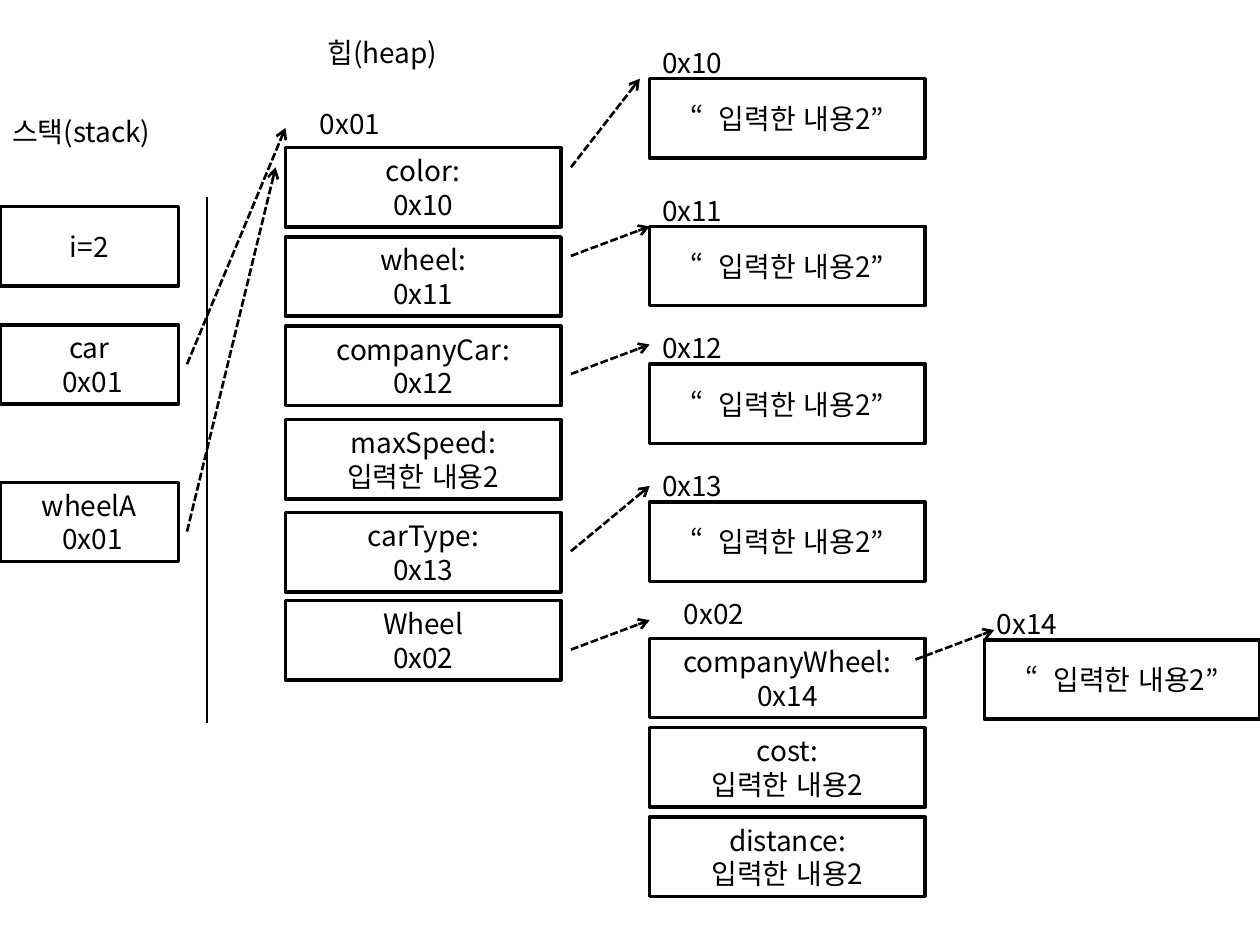
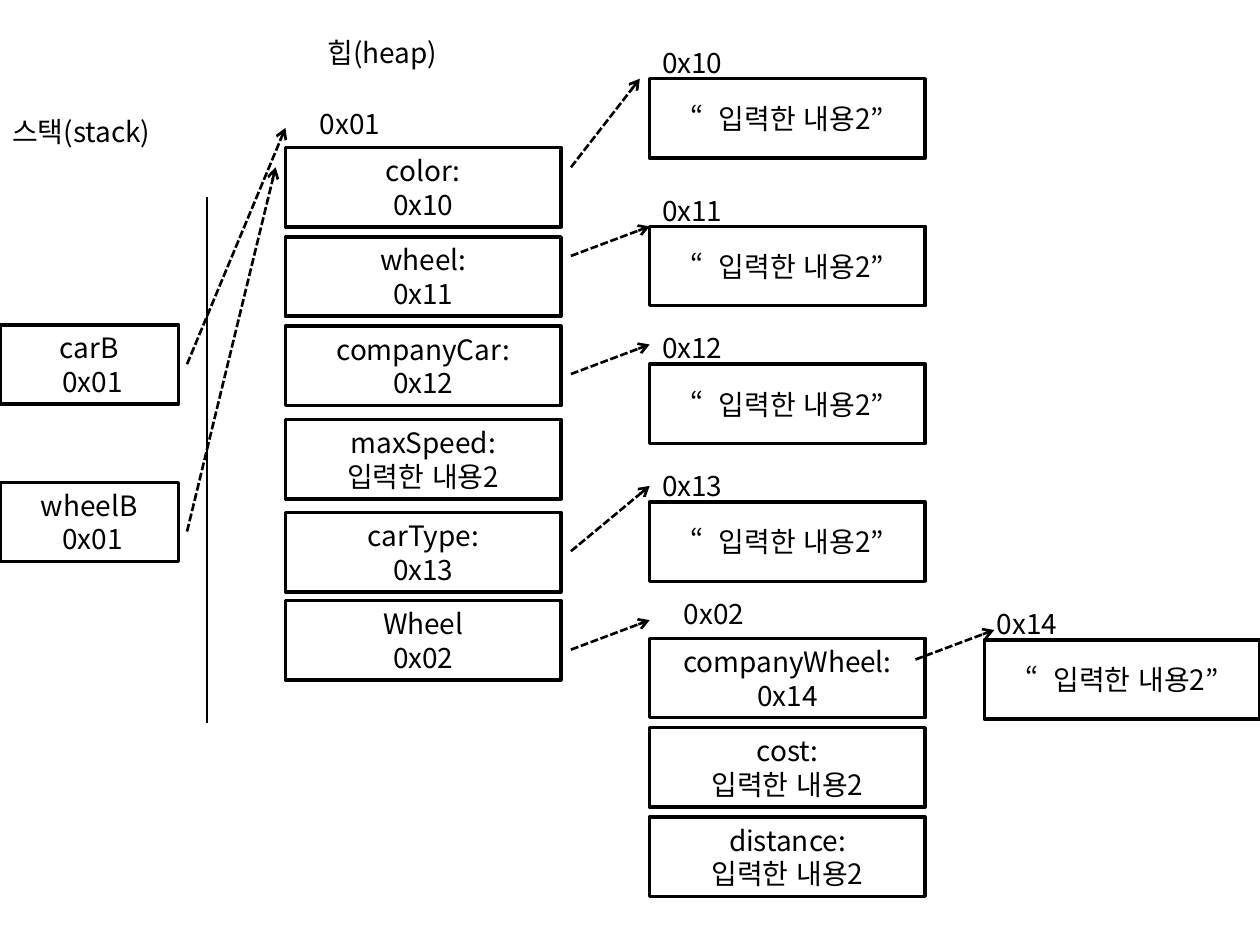
Before and after one commit to SniperDitto/javaBackupYSH, a slide deck: slide 2 of 1022/class유승화.pptx. Drawn at 1260x945 pixels with LibreOffice and Linux fonts; fonts in the diff are those of the drawing. Boxes give left, top, right and bottom in pixels: in the first picture for what was removed or moved away, otherwise in the second. Text is boxed around its words. In the diff, an @@ line names an element or a change of style, - is before the commit and + after.

```diff
--- a/1022/class유승화.pptx
+++ b/1022/class유승화.pptx
@@ rectangle removed at (x1=0, y1=207, x2=179, y2=286) @@
-i=2
@@ text in rectangle at (x1=60, y1=337, x2=119, y2=359): text changed @@
-car
+carB
@@ text in rectangle at (x1=41, y1=493, x2=138, y2=517): text changed @@
-wheelA
+wheelB
```
Also in this commit, not shown: 3 other slides changed, 3 slides added.
